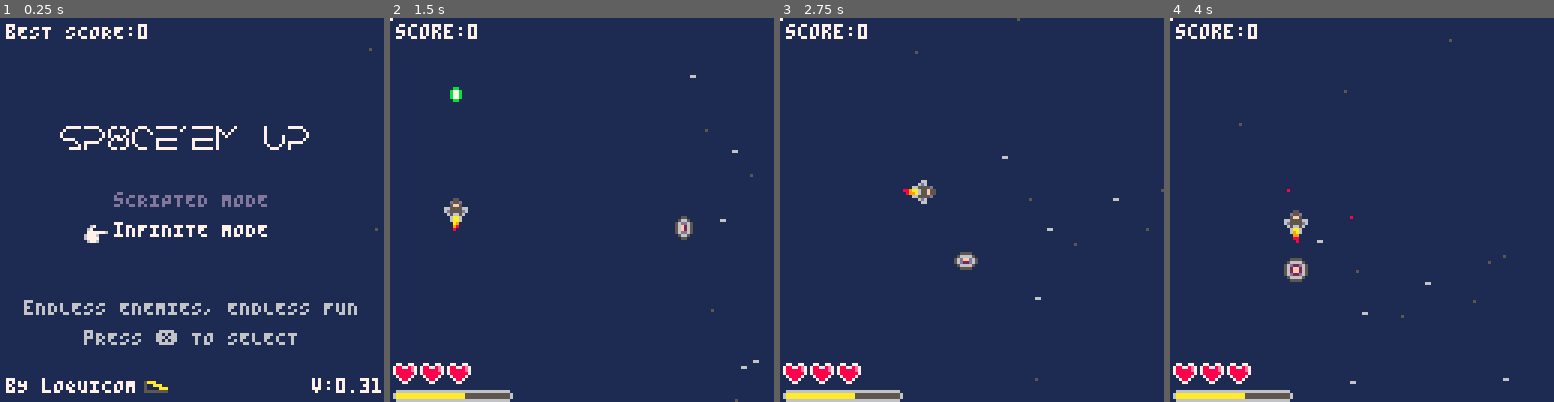
Above: before the commit, frames 1-4 (left to right).
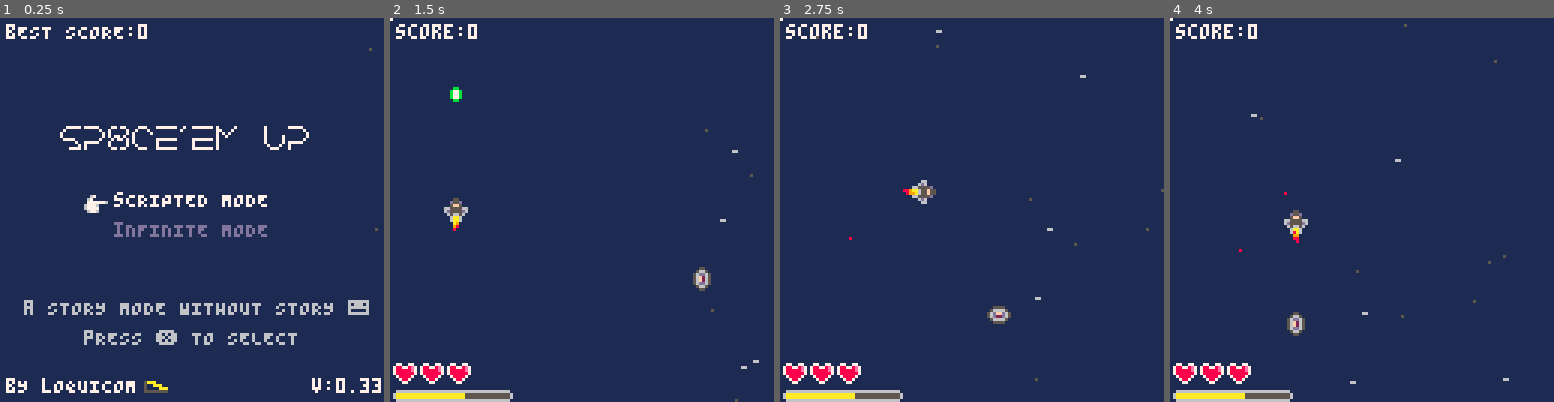
Above: after the commit, the same moments.

Repository: Loquicom/pico-8
Game: PICO-8 cartridge games/sp8ce-em-up.p8
The game is run twice, just before and just after one commit, with the same random seed, the same clock (stepped at 60 frames per second) and the same inputs.
Inputs:
- Up to frame 1 (0.25 s): no input
- Up to frame 2 (1.5 s): tap X (X key) at 0.33, 1.07 s; tap O (Z key) at 0.7 s
- Up to frame 3 (2.75 s): hold Right 1.6-2.1 s; tap O (Z key) at 1.7, 2.1, 2.5 s; tap X (X key) at 1.85 s; hold Up 2.15-2.42 s; hold Right from 2.47 s (still down)
- Up to frame 4 (4 s): tap O (Z key) at 2.9, 3.3, 3.7 s; tap X (X key) at 2.97 s; release Right at 3.03 s; hold Left 3.08-3.58 s; hold Down 3.63-3.97 s

The runs differ from the first frame. In frame 1, 2.6% of the frame differs, in the area x 7-100%, y 45-97%; in frame 2, 0.5%; in frame 3, 0.5%; in frame 4, 0.7%.

Commit message:
Sp8ce-em-up v33

Diff:
--- a/games/sp8ce-em-up.p8
+++ b/games/sp8ce-em-up.p8
@@ -10,6 +10,7 @@
 	init_constant()
 	init_ground()
 	set_title_mode()
+	background_color = cst_ground_color
 end
 
 --- === Title === ---
@@ -35,7 +36,7 @@
 
 function draw_title()
 	-- Draw timer and ground animation
-	cls(1)
+	cls(background_color)
 	draw_background()
 	draw_timer()
 	draw_foreground()
@@ -73,7 +74,7 @@
 
 function draw_game()
 	-- Draw timer and ground animation
-	cls(1)
+	cls(background_color)
 	draw_background()
 	draw_timer()
 	-- Game specific
@@ -87,15 +88,16 @@
 
 --- === End / Game over === ---
 
-function set_end_mode()
-	init_end()
+function set_end_mode(message)
+	init_end(message)
 	_update = update_end
 	_draw = draw_end
 end
 
-function init_end()
+function init_end(message)
 	init_timer()
-	endWaiting = timer(30, false)
+	end_waiting = timer(30, false)
+	end_message = message or "game over"
 end
 
 function update_end()
@@ -103,21 +105,21 @@
 	update_timer()
 	update_ground()
 	-- End specific
-	if (timer_is_end(endWaiting) and btnp(4)) then
+	if (timer_is_end(end_waiting) and btnp(4)) then
 		set_title_mode()
 	end
-	if (timer_is_end(endWaiting) and btnp(5)) then
+	if (timer_is_end(end_waiting) and btnp(5)) then
 		set_game_mode()
 	end
 end
 
 function draw_end()
 	-- Draw timer and ground animation
-	cls(1)
+	cls(background_color)
 	draw_background()
 	draw_foreground()
 	-- End specific
-	print("game over",44,44,7)
+	print(end_message,44,44,7)
  	print("your score:"..flr(player.score),34,54,7)
   	print("press ❎ to play again!",18,72,6)
 	print("press 🅾️ to return to the menu",5,80,6)
@@ -127,7 +129,7 @@
 --constant
 
 function init_constant()
-	cst_version = "0.31"
+	cst_version = "0.33"
 	-- Player
 	cst_player_life = 3
 	cst_player_energy = 5
@@ -156,6 +158,8 @@
 	cst_ground_light_min = 18
 	cst_ground_light_max = 28
 	cst_ground_light_speed = 1.2
+	cst_ground_color = 1
+	cst_ground_color_change = -1
 	-- Enemy
 	cst_enemy = {
 		{
@@ -183,14 +187,14 @@
 			sprt_rota = 130,
 			speed = 1,
 			life = 40,
-			fire = 20 -- Fire speed
+			fire = 20 -- Time between two bullets
 		},
 		{
 			sprt_base = 132,
 			sprt_rota = 134,
 			speed = 2,
 			life = 40,
-			fire = 10 -- Fire speed
+			fire = 10 -- Time between two bullets
 		}
 	}
 	-- Collectible
@@ -224,22 +228,26 @@
 --title
 
 function init_menu()
-	menu_cursor = 2
+	menu_cursor = ternaire(dget(0) != 0, dget(0), 1)
 	explosion_counter = 0
+	gamemode = 0
 end
 
 function update_menu()
  	if (btnp(2) and menu_cursor > 1) then
 		menu_cursor -= 1
 		explosion_counter = 0
+		dset(0, menu_cursor)
 		sfx(0)
 	end
 	if (btnp(3) and menu_cursor < #cst_menu_label) then
 		menu_cursor += 1
 		explosion_counter = 0
+		dset(0, menu_cursor)
 		sfx(0)
 	end
 	if (btnp(4) or btnp(5)) then
+		gamemode = menu_cursor
 		cst_menu_action[menu_cursor]()
 		sfx(1)
 	end
@@ -292,6 +300,7 @@
 	explosion(random(100,20),random(100,20),{radius=3,duration=rnd(120)+120,number=28})
 	explosion_counter += 1
 	if (dget(3) < explosion_counter) dset(3, explosion_counter)
+	if (explosion_counter > 42) background_color = (background_color + cst_ground_color_change) % 16
 end
 
 -->8
@@ -367,7 +376,7 @@
 	-- Reset enemies
 	init_enemy()
 	-- Save best score
-	if (dget(2) < player.score) dset(2, flr(player.score))
+	if (dget(gamemode) < player.score) dset(gamemode, flr(player.score))
 end
 
 function move_player()
@@ -466,12 +475,9 @@
 	enemies = {entities={}, bullets={}, spawn = {0,0,0}, kill = {0,0,0}}
 	enemy_manager = manager
 	kill_boss()
-	debug = ""
 end
 
 function update_enemy()
-	if (boss != nil) debug = boss.life
-
 	-- Enemies
 	for enemy in all (enemies.entities) do
 		-- Die
@@ -494,21 +500,21 @@
 			if (enemy.fire != nil) timer_stop(enemy.fire)
 			if (player.life > 0) player.score -= enemy.type*2
 			if (player.score < 0) player.score = 0
-			timer(random(150,30), false, _respawn_enemy, enemy.type)
+			if (enemy.respawn) timer(random(150,30), false, _respawn_enemy, enemy.type)
 		end
 		collision_spaceship(enemy)
 		-- Shield particle
 		if ((enemy.shield.left or enemy.shield.down) and random(64) != 8) then
-			local info = ternaire(boss.shield.down, {x=0, y=1, offset={x=random(7),y=11}}, {x=-1, y=0, offset={x=-4,y=random(7)}})
+			local info = ternaire(enemy.shield.down, {x=0, y=1, offset={x=random(7),y=11}}, {x=-1, y=0, offset={x=-4,y=random(7)}})
 			particle(enemy.x+info.offset.x, enemy.y+info.offset.y, random(2,1), 1, {x=info.x, y=info.y}, 12, nil, 4)
 		end
 	end
 	-- Boss
 	if (boss != nil) then
 		boss.update()
-		if ((boss.shield_vert or boss.shield_hori)) then
+		if ((boss.shield_left or boss.shield_down)) then
 			for i=1,3 do
-				local info = ternaire(boss.shield_hori, {x=0, y=1, offset={x=random(15),y=18}}, {x=-1, y=0, offset={x=-3,y=random(15)}})
+				local info = ternaire(boss.shield_down, {x=0, y=1, offset={x=random(15),y=18}}, {x=-1, y=0, offset={x=-3,y=random(15)}})
 				particle(boss.x+info.offset.x, boss.y+info.offset.y, random(2,1), 1, {x=info.x, y=info.y}, 12, nil, 4)
 			end
 		end
@@ -547,8 +553,6 @@
 		spr(sprt + 16, x, y+8)
 		spr(sprt + 17, x+8, y+8)
 	end
-
-	print(debug, 2, 10, 7)
 end
 
 --- === Functions === ---
@@ -566,10 +570,11 @@
 	if (params.shield_random == nil) params.shield_random = true
 	if(params.respawn == nil) params.respawn = true
 	-- Create enemy
+	local spawn = rotate_enemy_spawn(x, y)
 	local enemy = {
 		type = type,
-		x = x,
-		y = y,
+		x = spawn.x,
+		y = spawn.y,
 		speed = cst_enemy[type].speed,
 		life = cst_enemy[type].life,
 		sprite = cst_enemy[type].sprt,
@@ -593,9 +598,27 @@
 end
 
 function manage_enemy_scripted()
-	if (enemies.spawn[1] == 0) then
-		spawn_boss(2)
+	-- enemies.spawn[1] ==> wave number
+	-- enemies.spawn[2] ==> 0 -> Do nothing, 1 -> Spawn next wave, 2 -> End
+	if (enemies.spawn[1] == 0) then -- First wave
+		init_wave()
+		enemies.spawn[1] = 1
+		instanciate_wave(wave[1])
+	elseif (timer_is_end(wave_timer) and enemies.spawn[2] == 1) then -- Next wave
+		enemies.spawn[2] = 0
 		enemies.spawn[1] += 1
+		instanciate_wave(wave[enemies.spawn[1]])
+	elseif (enemies.spawn[2] == 0 and count(enemies.entities) == 0 and boss == nil) then -- Wave end
+		if (enemies.spawn[1] == count(wave)) then -- Last wave
+			enemies.spawn[2] = 2
+		else
+			enemies.spawn[2] = 1
+			wave_timer = timer(60, false)
+		end
+	elseif (enemies.spawn[2] == 2) then -- End game
+		-- Save best score
+		if (dget(1) < player.score) dset(1, flr(player.score))
+		timer(60, false, set_end_mode, "you win")
 	end
 end
 
@@ -611,19 +634,17 @@
 		end
 	-- When (5 type2 * number of type2 + number of type2) kill, add new type2
 	elseif (enemies.kill[2] != 0 and enemies.kill[2] % ((5*enemies.spawn[2])+enemies.spawn[2]) == 0) then
-		local spawn = rotate_enemy_spawn(134, random(120))
 		-- Check what type of enemy spawn
 		local type = ternaire(enemies.spawn[3] == 0 and enemies.spawn[2] == cst_enemy[3].spawn, 3, 2)
 		-- Spawn
-		spawn_enemy(type, spawn.x, spawn.y)
+		spawn_enemy(type, 134, random(120))
 		enemies.spawn[type] += 1
 	-- When (5 type1 * number of type1 + number of type1) kill, add new type1
 	elseif (enemies.kill[1] != 0 and enemies.kill[1] % ((5*enemies.spawn[1])+enemies.spawn[1]) == 0) then
-		local spawn = rotate_enemy_spawn(134, random(120))
 		-- Check what type of enemy spawn
 		local type = ternaire(enemies.spawn[2] == 0 and enemies.spawn[1] == cst_enemy[2].spawn, 2, 1)
 		-- Spawn
-		spawn_enemy(type, spawn.x, spawn.y)
+		spawn_enemy(type, 134, random(120))
 		enemies.spawn[type] += 1
 	end
 end
@@ -652,6 +673,7 @@
 --- === Timers === ---
 
 function _fire_enemy2(enemy)
+	if (enemy.x > 128 or enemy.y < 0) return -- Don't fire if ennemy is outside the screen
 	add(enemies.bullets, {x=enemy.x,y=enemy.y,speedX=1,speedY=1,sprite=98})
 	add(enemies.bullets, {x=enemy.x,y=enemy.y,speedX=-1,speedY=1,sprite=96})
 	add(enemies.bullets, {x=enemy.x,y=enemy.y,speedX=1,speedY=-1,sprite=96})
@@ -660,6 +682,7 @@
 end
 
 function _fire_enemy3(enemy)
+	if (enemy.x > 128 or enemy.y < 0) return -- Don't fire if ennemy is outside the screen
 	if (rotation) then
 		add(enemies.bullets, {x=enemy.x,y=enemy.y,speedX=0,speedY=ternaire(player.y < enemy.y, -1, 1),sprite=82})
 	else
@@ -669,15 +692,14 @@
 end
 
 function _respawn_enemy(type)
-	local spawn = rotate_enemy_spawn(134, random(120))
-	spawn_enemy(type, spawn.x, spawn.y)
+	spawn_enemy(type, 134, random(120))
 end
 
 -->8
 --boss
 
 function spawn_boss(type)
-	local rotate = ternaire(type == 2, not rotation, false)
+	local rotate = ternaire(type == 2, not rotation, rotation)
 	local spawn = rotate_enemy_spawn(134, 56, rotate)
 	boss = {
 		type = type,
@@ -691,8 +713,8 @@
 		rotate = rotate,
 		rotate_timer = nil,
 		fire_timer = timer(cst_boss[type].fire, true, _ENV['_fire_boss'..type]),
-		shield_vert = false,
-		shield_hori = false,
+		shield_left = false,
+		shield_down = false,
 		sprite = ternaire(rotate, cst_boss[type].sprt_rota, cst_boss[type].sprt_base),
 		update = _ENV['update_boss'..type],
 		draw = _ENV['draw_boss'..type]
@@ -741,8 +763,8 @@
 		boss.x = spawn.x
 		boss.y = spawn.y
 		if (boss.phase == 2) then
-			boss.shield_hori = boss.rotate
-			boss.shield_vert = not boss.rotate
+			boss.shield_down = boss.rotate
+			boss.shield_left = not boss.rotate
 		end
 	end
 end
@@ -820,8 +842,8 @@
 		boss.sprite = ternaire(rotation, cst_boss[boss.type].sprt_rota, cst_boss[boss.type].sprt_base) + 4
 		boss.x = spawn.x
 		boss.y = spawn.y
-		boss.shield_vert = rotation
-		boss.shield_hori = not rotation
+		boss.shield_left = rotation
+		boss.shield_down = not rotation
 	end
 end
 
@@ -835,8 +857,8 @@
 		boss.sprite = ternaire(rotation, cst_boss[boss.type].sprt_rota, cst_boss[boss.type].sprt_base) + 4
 		boss.x = spawn.x
 		boss.y = spawn.y
-		boss.shield_vert = rotation
-		boss.shield_hori = not rotation
+		boss.shield_left = rotation
+		boss.shield_down = not rotation
 		rotate_delete_callback(on_rotate_boss)
 	else -- Go outside the screen
 		if (boss.rotate) then
@@ -866,6 +888,62 @@
 	add(enemies.bullets, {x=boss.x+info.offset.x,y=boss.y+info.offset.y,speedX=info.speed.x,speedY=info.speed.y,sprite=116})
 	if (boss.phase == 2) add(enemies.bullets, {x=boss.x+info.offset.x,y=boss.y+info.offset.y,speedX=-info.speed.x,speedY=-info.speed.y,sprite=116})
 	sfx(4)
+end
+
+-->8
+--wave
+
+function init_wave()
+	wave_timer = nil
+	-- type,time,y[number,r(random)],shield left[t(true),f(false),r(rotate)] (optional, f default),shield right[t(true),f(false),r(rotate)] (optional, f default)
+	wave = {
+		"1,0,60", -- 1
+		"1,0,60;1,50,20;1,50,100;1,100,20;1,100,60;1,100,100", -- 2
+		"", -- 3
+		"2,0,60", -- 4
+		"", -- 5
+		"", -- 6
+		"", -- 7
+		"", -- 8
+		"1,0,60,r,r;1,60,20,t,f;1,60,100,t,f;1,120,40,t,f;1,120,80,t,f", -- 9
+		"", -- 10
+		"", -- 11
+		"", -- 12
+		"4", -- 13
+		"", -- 14
+		"", -- 15
+		"2,0,60,r,r;2,60,20,t,f;2,60,100,t,f;2,120,40,t,f;2,120,80,t,f", -- 16
+		"", -- 17
+		"", -- 18
+		"3,0,60", -- 19
+		"", -- 20
+		"", -- 21
+		"", -- 22
+		"3,0,60,r,r", -- 23
+		"", -- 24
+		"", -- 25
+		"", -- 26
+		"", -- 27
+		"5", -- 28
+		"1,0,60,r,r" -- 29
+	}
+end
+
+function instanciate_wave(wave)
+	local data = split(wave, ";")
+	for enemy in all(data) do
+		local info = split(enemy, ",")
+		if (info[1] > 3) then -- Enemie type > 3 == Boss (4 -> Boss 1 and 5 -> Boss 2)
+			spawn_boss(info[1]-3)
+		else
+			local y = ternaire(info[3] == 'r', random(120,8), info[3])
+			local shield_left = ternaire(info[4] == 'r', not rotation, info[4] == 't')
+			local shield_down = ternaire(info[5] == 'r', rotation, info[5] == 't')
+			timer(info[2], false, function()
+				spawn_enemy(info[1], 134, y, {shield_left=shield_left, shield_down=shield_down,shield_random=false,respawn=false})
+			end)
+		end
+	end
 end
 
 -->8
@@ -945,7 +1023,7 @@
 		local boss_coord = ternaire(boss.rotate, {{x=boss.x,y=boss.y+5},{x=boss.x+15,y=boss.y+15}}, {{x=boss.x+5,y=boss.y},{x=boss.x+15,y=boss.y+15}})
 		if (collision_rectangle({{x=bullet.x+1, y=bullet.y+1},{x=bullet.x+4,y=bullet.y+4}}, boss_coord)) then
 			-- Check no shield
-			if ((not rotation and not boss.shield_vert) or (rotation and not boss.shield_hori)) then
+			if ((not rotation and not boss.shield_left) or (rotation and not boss.shield_down)) then
 				boss.life -= player_bullet_damage(bullet)
 				if (boss.phase == 1 and boss.life <= cst_boss[boss.type].life / 2) boss.update = _ENV['change_phase_boss'..boss.type]
 				if (boss.life <= 0) then
